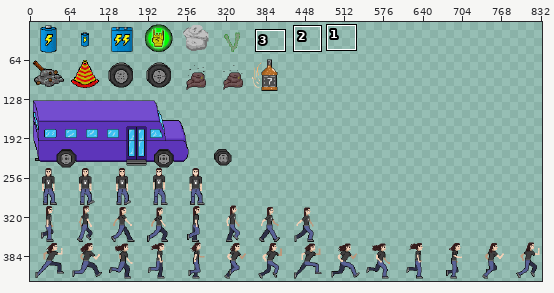
Sprite sheet, stored at Assets/Art/rocker_sprite_sheet.png. Above, an overview of the earlier version with the close-up marked.
Close-up. Before the edit:
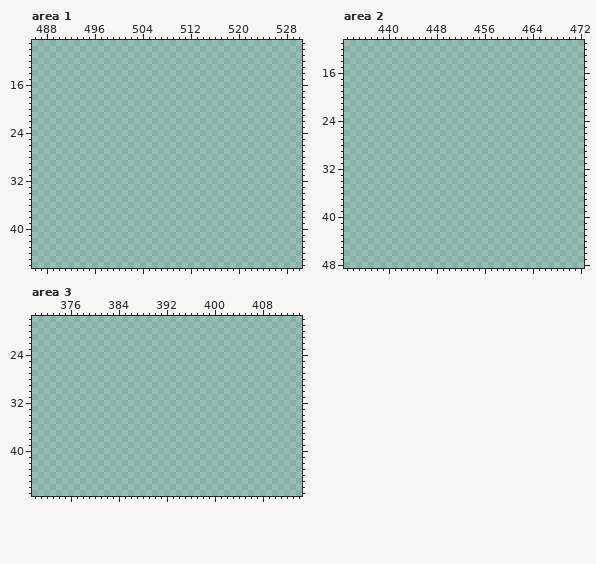
The file is 840x840 pixels. Pixels under 10% opacity are left out. Colours within 5 levels of each other are drawn and written as one. Shown: area 1: x 486..530, y 9..46; area 2: x 433..472, y 11..48; area 3: x 370..414, y 18..47. The wide view leaves out empty margins. The commit also changed other parts of the picture, which this record leaves out.
The result:
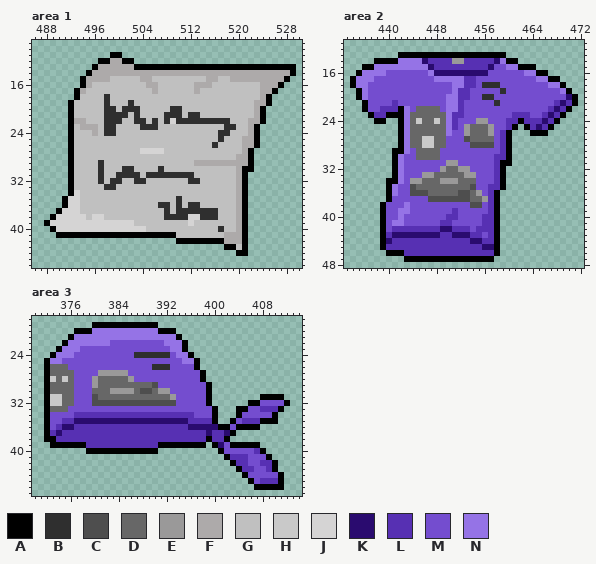
Palette (. is transparent): A #000000  B #2f2f2f  C #4e4e4e  D #676767  E #9a9999  F #adaaaa  G #c0c0c0  H #c9c9c9  J #d5d4d4  K #2a0b6f  L #5730b3  M #744dcf  N #9573e6
Changes in this commit:
Changed rows in their new state; - is an unchanged pixel.
Area 1:
first column x 488:
11 -----------AA-----------------------------
12 ---------AAFFAA---------------------------
13 --------AFFFFFFAAAAAAAAAAAAAAAAAAAAAAAAAAA
14 -------AFFFFFFFFFFFFFFFFFFFFFFFFFFFFFFFFFA
15 ------AFFFFGGGGGFFGGGGGGGGGFFGGFFFFFFFFFA-
16 ------AFGGGGGGGGGFFGGGGGGFFFGGGGGGGGFFFA--
17 -----AFGGGGGGGGGGGFGGGGGGFGGGGGGGGGGFFA---
18 -----AGGGGBGGGGGGGGGGGGGGGGGGGGGGGGGFA----
19 ----AGGGGGBGGGBGGGGGGGGGGGGGGGGGGGGFFA----
20 ----AGGGGGBBGBBBGGGGGBBGGGGGGGGGGGGFA-----
21 ----AGGGGGBBBBGBGGGGBBBGBBGGGGGGGGGFA-----
22 ----AFFGGGBBBGGBBGBGBJBBBBBBBBBGGGFFA-----
23 ----AGFFFGBBGGGGBBBGGGGGGGGGGGBBGGFA------
24 ----AGGGFGBBGGGGGGGGGGGGGGGGGBBGGGFA------
25 ----AGGGGGGGGGGGGGGGGGGGGGGGGBGGGFFA------
26 ----AGGGGGGGGGGGGGGGGGGGGGGGBGGGGFFA------
27 ----AGGGGGGGGGGGJJJJGGGGGGGGGGGGGFA-------
28 ----AGGGGGGGGGGGGGGGGGGGGGGGGGGGFFA-------
29 ----AGGGGBGGGGGGGGGGGGGGGFFFFFFFFFA-------
30 ----AGGGGBGGGBBGGGGBGGGGGGGGGGGGFAA-------
31 ----AGGGGBGGBBBBGBBBBBBBBGGGGGGGFA--------
32 ----AGGGGBGBBGGBBGGGGGGGBBGGGGGGFA--------
33 ----AGGGGGBBGGGGGGGGGGGGGGGGGGGGFA--------
34 ----AJGGGGGGGGGGGGGGGGGGGGGGGGGGFA--------
35 ---AJJGGGGGGGGGGGGGGGGBGGGGGGGGGFA--------
36 ---AJJGGGGGGGGGGGGGBBGBGBBGGGGGGFA--------
37 --AJJJGGGGGGGGGGGGGGBGBBBBBBBGGGFA--------
38 -AJJJJJGJJGGGGGGGGGGBBBBJJBBBGGGFA--------
39 AJJJJJJJJJJJJJJGGGGGGGGGJGGGGGGGFA--------
40 -AJJJJJJJJJJJJJJJGGGGGGGGGGGGBGGFA--------
41 --AAAAAAAAAAAAAAAAAAAAGGGGGGGGFFFA--------
42 ----------------------AAAAAAAAFFFA--------
43 ------------------------------AAGA--------
44 --------------------------------AA--------
Area 2:
first column x 434:
13 --------AAAAAAAAAAAAAAAAAA------------
14 ----AAAANNNNKLLLLEELLLLLKNAA----------
15 --AANNNNNNNNNKLLLLLLLLLKMMNNAAA-------
16 -ANNNNMMMMMMMNKKKKKKKKKMMMMMMNNAA-----
17 ANNNMMMMMMMMMMNNNNNLLMMMMMMMMMMNNAA---
18 ANNMMMMMMMMMMMMMMNNLLMBBBMMMMMMMMNNA--
19 -ANMMMMMMMMMMMMMMNLLMMMMMBMMMMMMMMMNA-
20 -ANMMMMMMMMMMMMMNNLLMMBBMMMMMMMMMMMMKA
21 --AMMMMLMMMMMMMMNNLMMMMMBMMMMMMMMMLKLA
22 --AMMLLLANMDDDDMNNLMMMMMMMMMMMMMMLKLA-
23 ---ALLAAANDDDDDDNLLMMMMMMMMLLLMMLKLA--
24 ----AA--ANDHDDHDNLMMMEEMMMLLALLLKLA---
25 --------ANDDDDDDNLMEDDDEMMLA-ALKLA----
26 --------ANDDDDDDNMMEDDDEMLA---AAA-----
27 --------ANDDHHDDMMMCDDDDMLA-----------
28 --------ANDDHHDDMMMMCCCCMLA-----------
29 -------AANMDDDDMMMMMMMMMMLA-----------
30 -------ANMMDDDDMMMMMMMMMLLA-----------
31 -------ANMMMMMMMEEMMMMMMLAA-----------
32 -------ANMMMMMMEDDEEMMMMLA------------
33 -------ANMMMEEDDDDDEEMMMLA------------
34 ------AANMEEDDDEEEDDDMMMLA------------
35 ------ANMMCDDDDDDDDDCMMLLA------------
36 ------ANMMCCCDDDDDCCDEMLA-------------
37 ------AMMMMMMCCCCCCCDDELA-------------
38 -----AMMMNMMMMMMMMMMCCMLA-------------
39 -----AMMNNMMMMMMMLMMMMMLA-------------
40 -----AMMNMMMMMMMLLMMMMLLA-------------
41 -----AMNNMMMMMMLLMMMMMLLA-------------
42 -----AMLLLLLLLLKKLLLMLLLA-------------
43 -----ALKKKKKKKKLLKKKLLMLA-------------
44 -----AKLLLLLLLLLLLLLKKLLA-------------
45 -----ALLLLLLLLLLLLLLLLKKA-------------
46 ------AAALLLLLLLLLLLLLLLA-------------
47 ---------AAAAAAAAAAAAAAA--------------
Area 3:
first column x 372:
19 --------AAAAAAAAAAA----------------------
20 -----AAANNNNNNNNNNNAAA-------------------
21 ----ANNNNNNNNNNNNNNNNNA------------------
22 ---ANNNNNNNMMMMMMMMMNNNA-----------------
23 --ANNNMMMMMMMMMMMMMMMNNA-----------------
24 -ANNNMMMMMMMMMMBBBBBBMNNA----------------
25 ANNMMMMMMMMMMMMMMMMMMMMNNA---------------
26 ADDDMMMMMMMMMMMMMMBBBMMMMA---------------
27 ADDDDMMMMEEEEEMMMMMMMMMMMMA--------------
28 AHDHDMMMEDDDDDEMMMMMMMMMMMA--------------
29 ADDDDMMMEDDDDDDDDDCMMMMMMMMA-------------
30 ADDDDMMMDDDEEEEDCCDEEMMMMMMA-------------
31 AHHDDMMMCDDDDDDDDDDDDEMMMMMA--------AAAA-
32 AHHDDMMMCCCCCCCCCCCCCCMMMMMA------AAMMMMA
33 ADDDMMMMMMMMMMMMMMMMMMMMMMMMA---AAMMLLLA-
34 AMMMMLLLLLLLLLLLLLLLLLLLLMMMA---AMMMMMA--
35 AMMLLKKKKKKKKKKKKKKKKKKKLLLLA--AMLLLAAA--
36 AMLKKLLLLLLLLLLLLLLLLLLLKKKKKAAMAAAA-----
37 ALKLLLLLLLLLLLLLLLLLLLLLLLLKLLKA---------
38 AALLLLLLLLLLLLLLLLLLLLLLLLLALLA----------
39 -AAAAAALLLLLLLLLLLLAAAAAAAA-AKMAAAAA-----
40 -------AAAAAAAAAAAA----------AMMMMMLA----
41 ------------------------------ALLLMMMA---
42 -------------------------------ALLMMLLA--
43 --------------------------------ALLMMLA--
44 ---------------------------------AMMMMMA-
45 ----------------------------------AMLLLA-
46 -----------------------------------AAAAA-
Where, in picture pixels (left, top, right, bottom), the same in both close-ups:
added: (44, 52, 296, 256)
added: (350, 52, 578, 262)
added: (44, 322, 290, 490)
